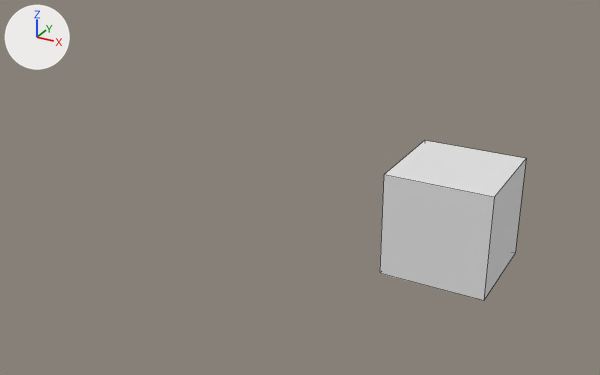
Two versions of the Blender file Loading_scene/blends/main.blend, one commit apart.
Before and after are seen from a 50 mm lens placed at (10.84, -13.65, 6.72), pointed at (3.46, -0.24, 0.02). The lights are fixed; the arrows at upper left show +X, +Y and +Z. Mesh edges are drawn as thin lines.

In view in the first picture: 'REGION_A_INST'.
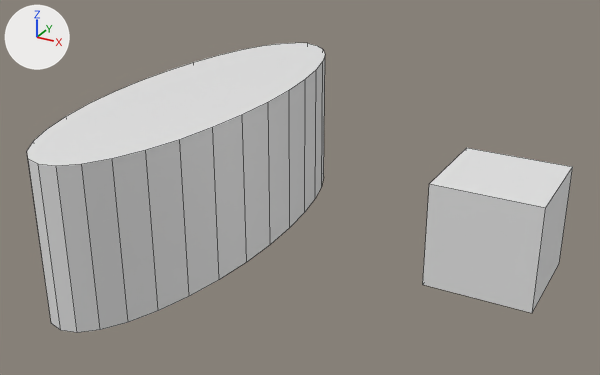
What differs and where, as boxes [x1, y1, x2, y2] in the pictures (600 x 375 px):
'REGION_B_INST', added: after [27, 43, 325, 333]
'REGION_A_INST', reshaped: before [380, 140, 526, 300]; after [423, 148, 573, 313]

What changed in the scene script:
```text
Add me_立方体:
    me_立方体.from_pydata(...)  # a box spanning x -1.0..1.0, y -1.0..1.0, z -1.0..1.0
Add col_regionroot1:
    col_regionroot1 = bpy.data.collections.new('RegionRoot1')
    col_regionroot1.objects.link(ob_立方体)
Add col_regionroot2:
    col_regionroot2 = bpy.data.collections.new('RegionRoot2')
    col_regionroot2.objects.link(ob_柱体)
Change ob_region_a_inst:
    ob_region_a_inst.instance_collection: col_regionroot -> col_regionroot1
Remove ob_cube:
    ob_cube = bpy.data.objects.new('Cube', me_cube)
    ob_cube.location = (6.577, 0.0, 0.0)
Add ob_立方体:
    ob_立方体 = bpy.data.objects.new('立方体', me_立方体)
    ob_立方体.location = (7.428, 0.0, 0.0)
Add ob_柱体:
    ob_柱体 = bpy.data.objects.new('柱体', me_柱体.copy())  # the mesh of ob_柱体
    ob_柱体.location = (0.0, 0.0, 0.0)
    ob_柱体.scale = (1.6, 4.65, 1.6)
Add ob_region_b_inst:
    ob_region_b_inst = bpy.data.objects.new('REGION_B_INST', None)
    ob_region_b_inst.location = (1.0, 0.0, 0.0)
    ob_region_b_inst.instance_type = 'COLLECTION'
    ob_region_b_inst.instance_collection = col_regionroot2
```
